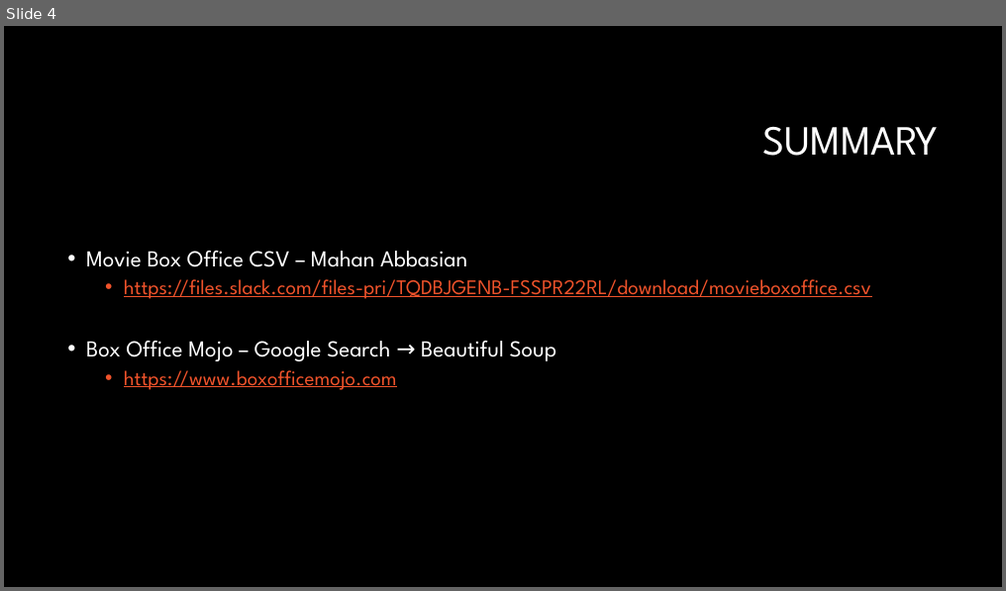
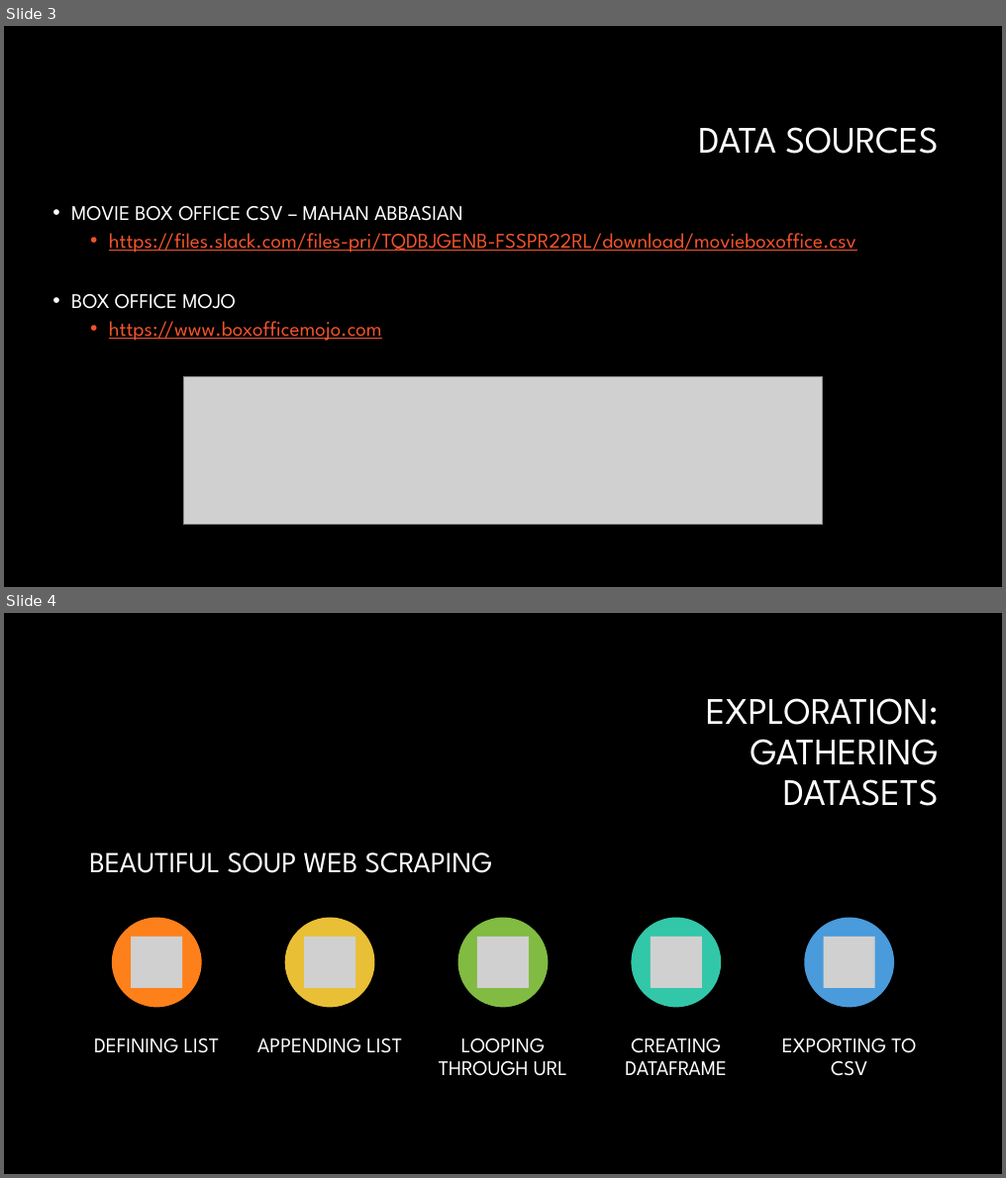
Before and after one commit to Dillongrow/Project_1, a slide deck: Box office data.pptx. Shown one above the other, each under a label of ours: slide 4 before the commit, slides 3 and 4 after it. The pictures are 1006x591 and 1006x1178 pixels, drawn with LibreOffice and Linux fonts; fonts in the diff are those of the drawing; grey boxes stand for pictures; background and template pictures are left out. Boxes give left, top, right and bottom in pixels: in the first picture for what was removed or moved away, otherwise in the second. Text is boxed around its words. In the diff, an @@ line names an element or a change of style, - is before the commit and + after.

```diff
--- a/Box office data.pptx
+++ b/Box office data.pptx
@@ slide 4 added at [4, 613, 1002, 1174], background #000000 @@
@@ title added at [706, 698, 939, 806], 36 pt, text #FFFFFF @@
+EXPLORATION:
+GATHERING
+DATASETS
@@ text added at [89, 853, 493, 873], 28 pt, text #FFFFFF @@
+BEAUTIFUL SOUP WEB SCRAPING
@@ group added at [94, 918, 916, 1076]: 5 ellipses, 5 pictures, 5 texts @@
+DEFINING LIST
+APPENDING LIST
+LOOPING THROUGH URL
+CREATING DATAFRAME
+EXPORTING TO CSV
@@ what was slide 4 is now slide 3 @@
@@ slide 3 changed as well @@
@@ title at [698, 127, 938, 154]: text changed; size 40 to 36 pt @@
-SUMMARY
+DATA SOURCES
@@ text "MOVIE BOX OFFICE CSV – ...": place and size @@
-text "MOVIE BOX OFFICE CSV – ..." at [86, 251, 871, 390]
+text "MOVIE BOX OFFICE CSV – ..." at [71, 206, 856, 341]
@@ text at [71, 206, 463, 221]: text changed; size 22 to 20 pt @@
-• Movie Box Office CSV – Mahan Abbasian
+• MOVIE BOX OFFICE CSV – MAHAN ABBASIAN
@@ text at [71, 294, 236, 309]: text changed; size 22 to 20 pt @@
-• Box Office Mojo – Google Search → Beautiful Soup
+• BOX OFFICE MOJO
@@ picture added at [183, 377, 823, 525] @@
```
Also in this commit, not shown: 3 other slides changed, 3 other slides added, 4 slides removed.
